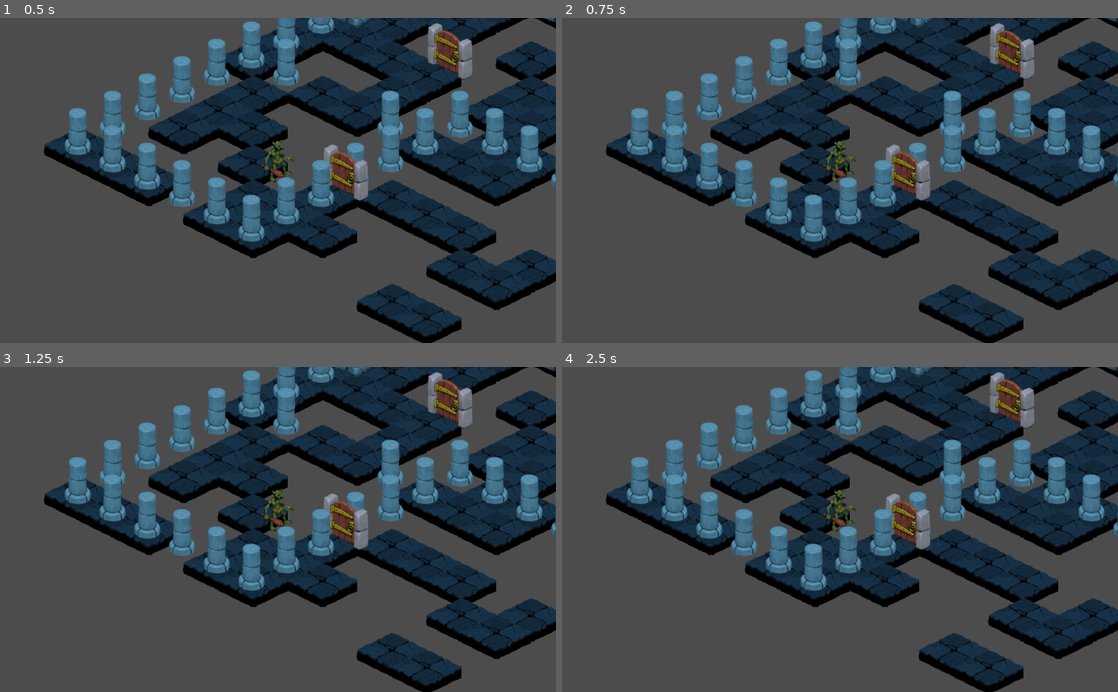
Above: before the commit, frames 1-4 (two rows, left to right).
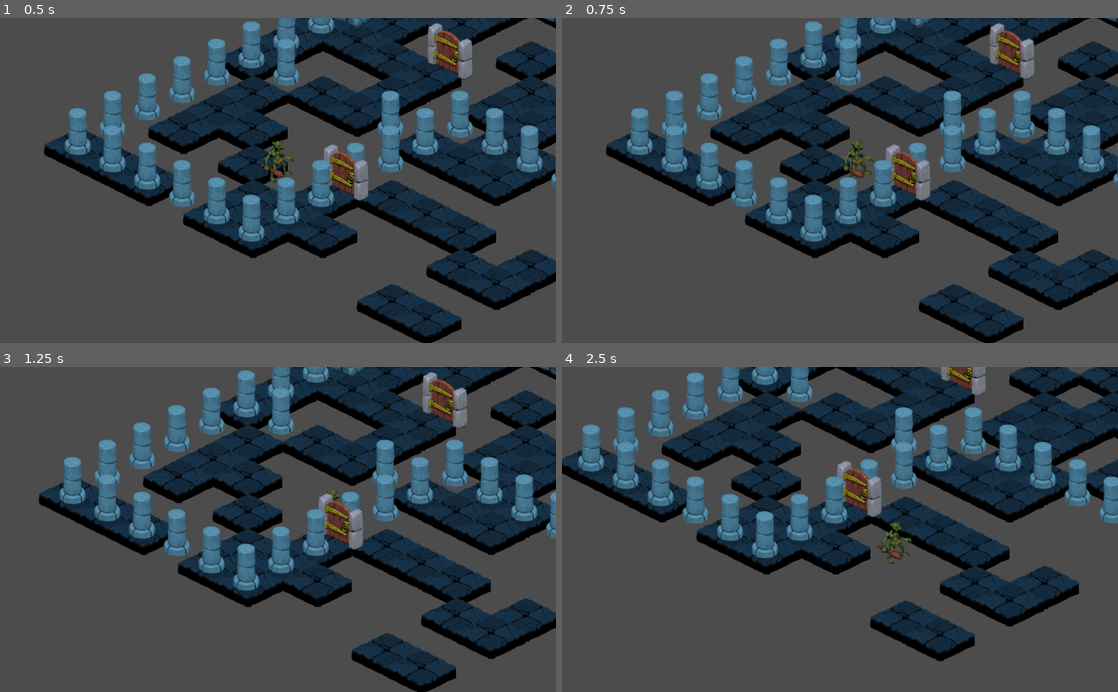
Above: after the commit, the same moments.

Repository: Texasjake95/GameDesignFall2019
Game: Godot game, scene res://dungeon.tscn
Two runs of this game, one before a commit and one after it. Both use one fixed random seed, a clock stepped at 60 frames per second and the inputs below.
Inputs:
- Up to frame 1 (0.5 s): no input
- Up to frame 2 (0.75 s): tap Enter at 0.5 s; hold D (move_right, bound only after the commit) from 0.53 s (still down)
- Up to frame 3 (1.25 s): keep holding D (move_right, bound only after the commit)
- Up to frame 4 (2.5 s): release D (move_right, bound only after the commit) at 1.28 s; hold S (move_down, bound only after the commit) 1.28-2.03 s; hold D (move_right, bound only after the commit) from 2.03 s (still down)

Frame 1 is identical in both runs. In frame 2, 0.5% of the frame differs, in the area x 46-56%, y 37-51%; in frame 3, 18%; in frame 4, 51%, in the area x 0-100%, y 0-100%.

Commit message:
Fix input for movement

Diff:
--- a/project.godot
+++ b/project.godot
@@ -19,6 +19,29 @@
 run/main_scene="res://dungeon.tscn"
 config/icon="res://icon.png"
 
+[input]
+
+move_up={
+"deadzone": 0.5,
+"events": [ Object(InputEventKey,"resource_local_to_scene":false,"resource_name":"","device":0,"alt":false,"shift":false,"control":false,"meta":false,"command":false,"pressed":false,"scancode":87,"unicode":0,"echo":false,"script":null)
+ ]
+}
+move_down={
+"deadzone": 0.5,
+"events": [ Object(InputEventKey,"resource_local_to_scene":false,"resource_name":"","device":0,"alt":false,"shift":false,"control":false,"meta":false,"command":false,"pressed":false,"scancode":83,"unicode":0,"echo":false,"script":null)
+ ]
+}
+move_left={
+"deadzone": 0.5,
+"events": [ Object(InputEventKey,"resource_local_to_scene":false,"resource_name":"","device":0,"alt":false,"shift":false,"control":false,"meta":false,"command":false,"pressed":false,"scancode":65,"unicode":0,"echo":false,"script":null)
+ ]
+}
+move_right={
+"deadzone": 0.5,
+"events": [ Object(InputEventKey,"resource_local_to_scene":false,"resource_name":"","device":0,"alt":false,"shift":false,"control":false,"meta":false,"command":false,"pressed":false,"scancode":68,"unicode":0,"echo":false,"script":null)
+ ]
+}
+
 [rendering]
 
 environment/default_environment="res://default_env.tres"
--- a/troll.gd
+++ b/troll.gd
@@ -12,7 +12,7 @@
 
 	if Input.is_action_pressed("move_up"):
 		motion += Vector2(0, -1)
-	if Input.is_action_pressed("move_bottom"):
+	if Input.is_action_pressed("move_down"):
 		motion += Vector2(0, 1)
 	if Input.is_action_pressed("move_left"):
 		motion += Vector2(-1, 0)
